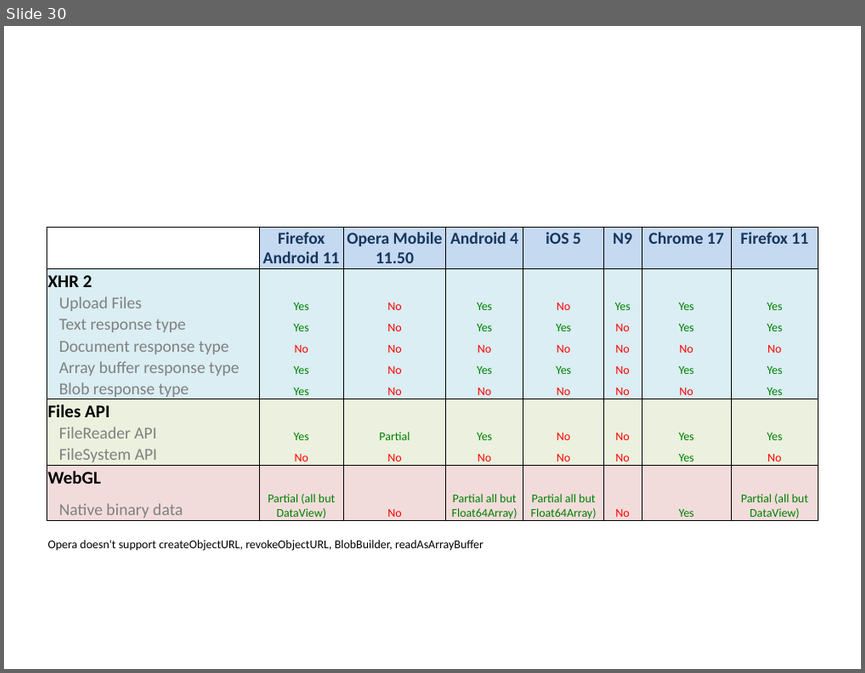
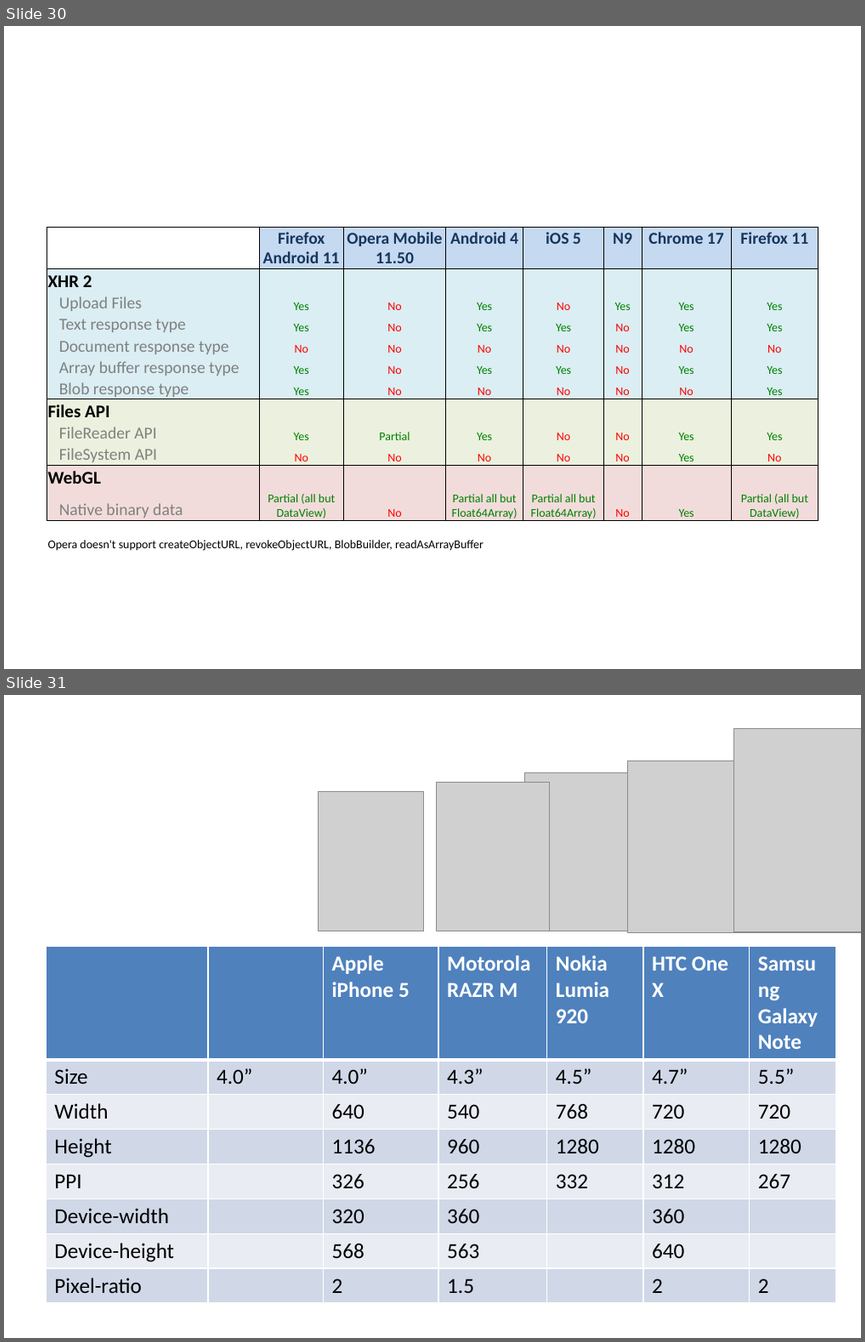
Before and after one commit to clody69/MobileWebApps, a slide deck: docs/diagrams.pptx. Shown one above the other, each under a label of ours: slide 30 before the commit, slides 30 and 31 after it. The pictures are 865x673 and 865x1342 pixels, drawn with LibreOffice and Linux fonts; fonts in the diff are those of the drawing; grey boxes stand for pictures. Boxes give left, top, right and bottom in pixels: in the first picture for what was removed or moved away, otherwise in the second. Text is boxed around its words. In the diff, an @@ line names an element or a change of style, - is before the commit and + after.

Commit message:
Completed lecture 4

```diff
--- a/docs/diagrams.pptx
+++ b/docs/diagrams.pptx
@@ slide 31 added at box(4, 695, 861, 1338), background #FFFFFF @@
@@ picture added at box(734, 728, 861, 932) @@
@@ picture added at box(628, 761, 757, 932) @@
@@ picture added at box(318, 792, 424, 931) @@
@@ picture added at box(437, 783, 550, 931) @@
@@ picture added at box(524, 773, 643, 931) @@
@@ table added at box(46, 946, 837, 1301), 8 rows, 7 columns @@
+ |  | Apple iPhone 5 | Motorola RAZR M | Nokia Lumia 920 | HTC One X | Samsung Galaxy Note
+Size | 4.0” | 4.0” | 4.3” | 4.5” | 4.7” | 5.5”
+Width |  | 640 | 540 | 768 | 720 | 720
+Height |  | 1136 | 960 | 1280 | 1280 | 1280
+PPI |  | 326 | 256 | 332 | 312 | 267
+Device-width |  | 320 | 360 |  | 360 | 
+Device-height |  | 568 | 563 |  | 640 | 
+Pixel-ratio |  | 2 | 1.5 |  | 2 | 2
```
Also in this commit, not shown: 9 other files.
